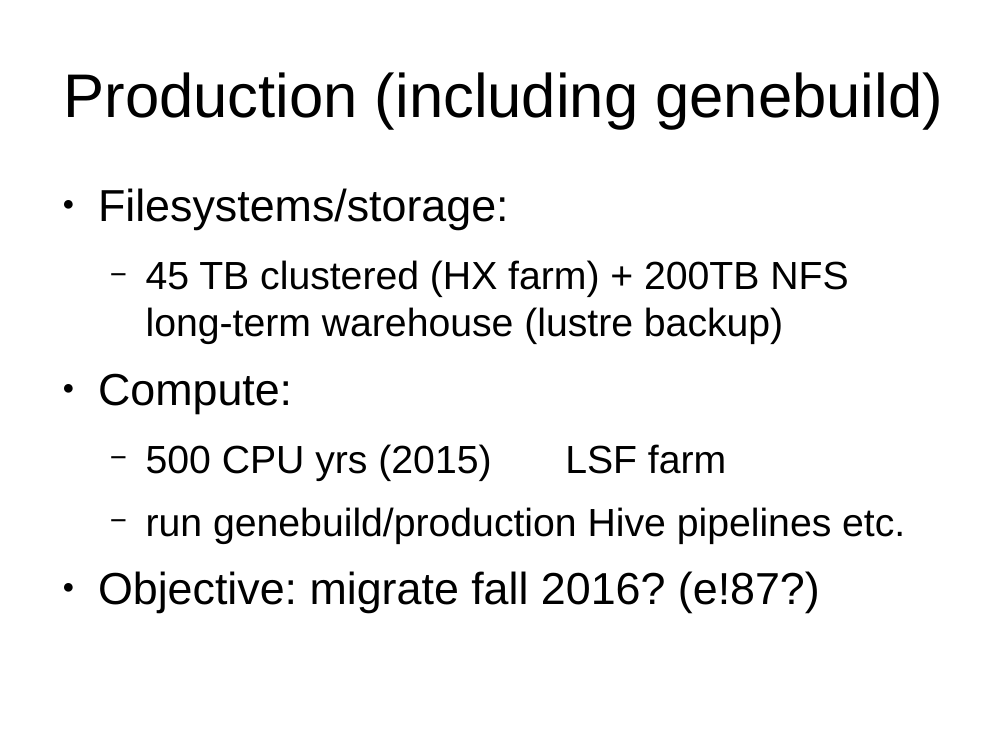
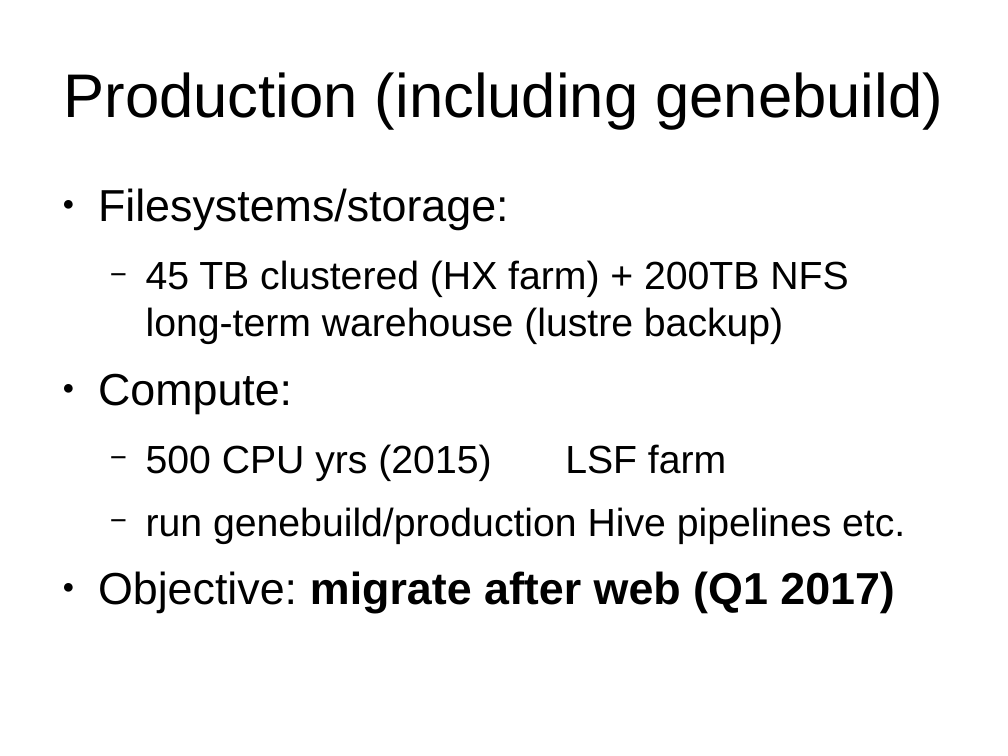
Before and after one commit to avullo/ensembl-migration-pm, a slide deck: slide 26 of data-review-10-16/talk.odp (slide 27 before the commit). Drawn at 1008x756 pixels with LibreOffice and Linux fonts; fonts in the diff are those of the drawing; background and template pictures are left out. Boxes give left, top, right and bottom in pixels: in the first picture for what was removed or moved away, otherwise in the second. Text is boxed around its words. In the diff, an @@ line names an element or a change of style, - is before the commit and + after.

```diff
--- a/data-review-10-16/talk.odp
+++ b/data-review-10-16/talk.odp
@@ text at [98,571,895,613]: text changed; bold on @@
-● Objective: migrate fall 2016? (e!87?)
+● Objective: migrate after web (Q1 2017)
```
Also in this commit, not shown: 15 other slides changed, 3 slides added, 3 other files.
